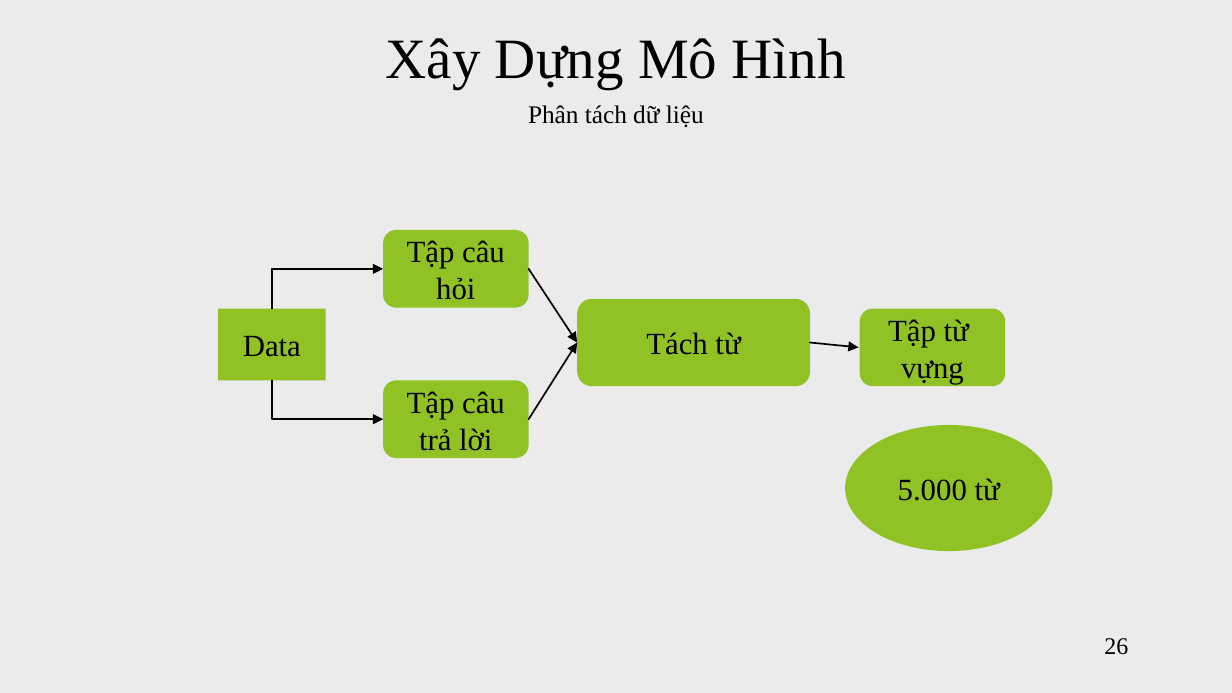
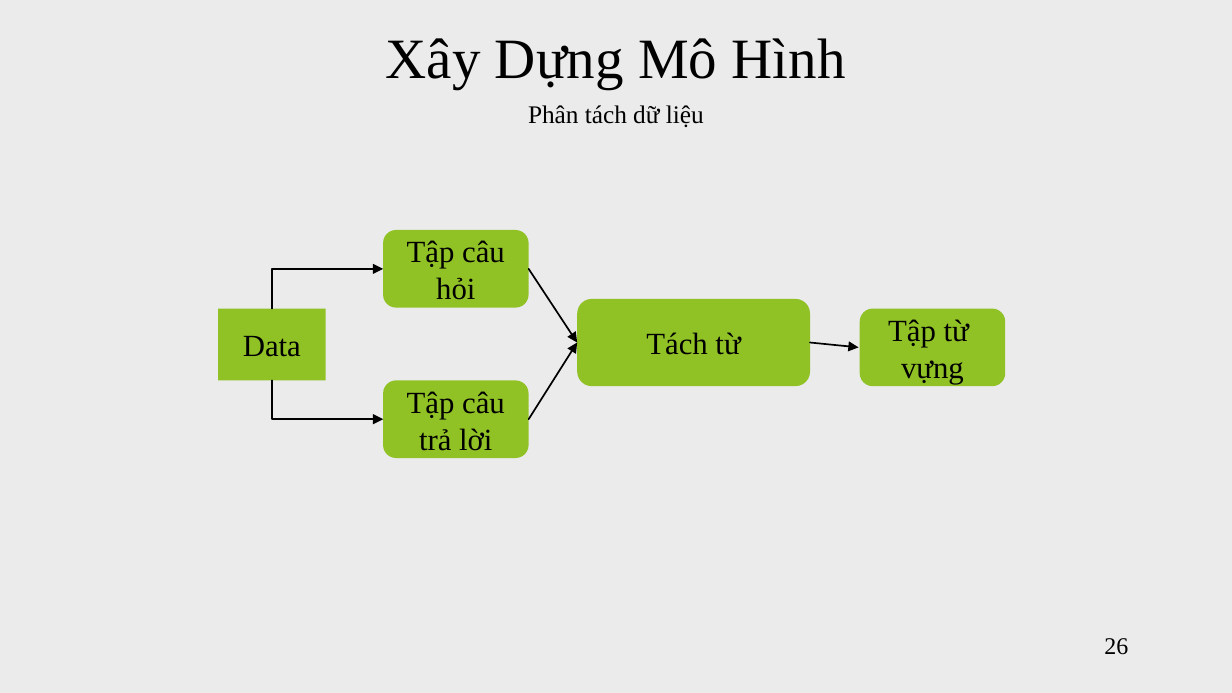
Before and after one commit to vanvibig/BaoCaoLuanVan, a slide deck: slide 26 of BaoCaoLuanVan_NguyenVanVi.pptx. Drawn at 1232x693 pixels with LibreOffice and Linux fonts; fonts in the diff are those of the drawing. Boxes give left, top, right and bottom in pixels: in the first picture for what was removed or moved away, otherwise in the second. Text is boxed around its words. In the diff, an @@ line names an element or a change of style, - is before the commit and + after.

```diff
--- a/BaoCaoLuanVan_NguyenVanVi.pptx
+++ b/BaoCaoLuanVan_NguyenVanVi.pptx
@@ ellipse removed at (845, 425, 1052, 551) @@
-5.000 từ
```
Also in this commit, not shown: 15 other slides changed, 1 other file.
